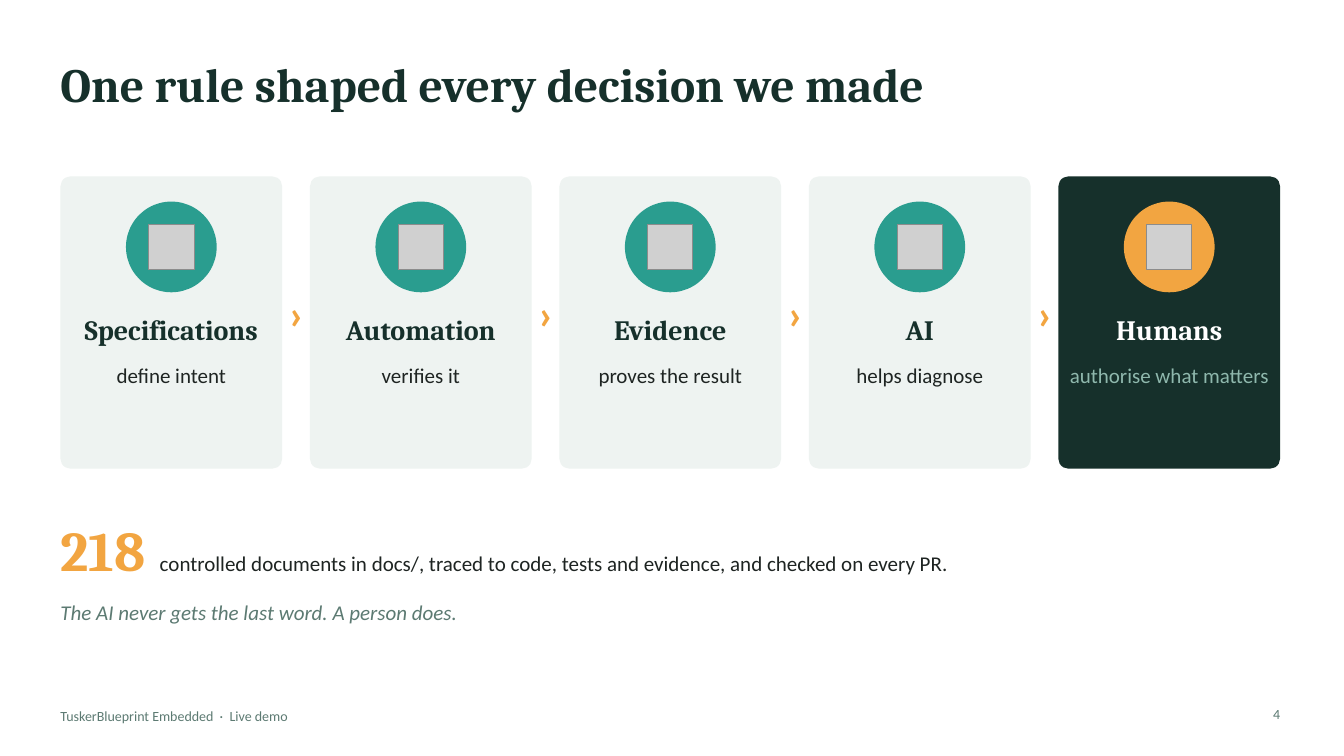
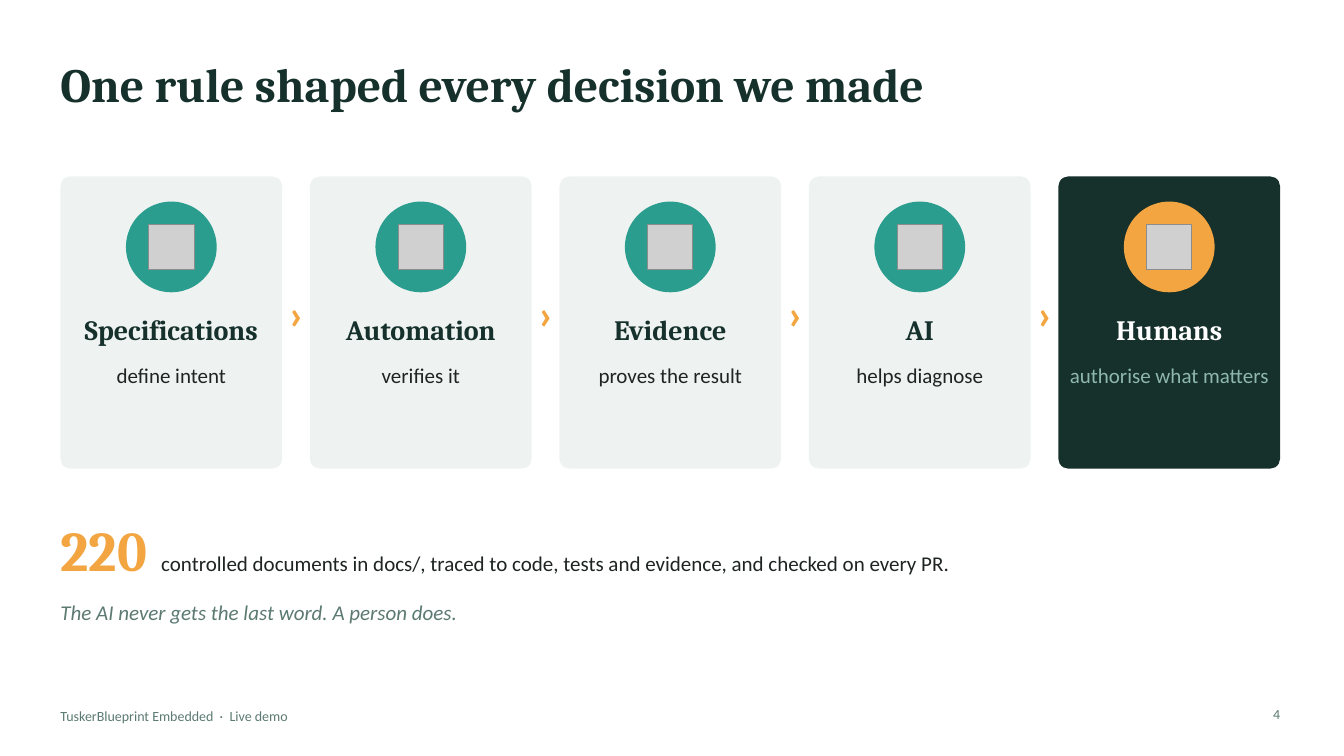
Before and after one commit to stonetusker/tuskerblueprint-embedded, a slide deck: slide 4 of docs/presentations/TuskerBlueprint-Embedded-Demo.pptx. Drawn at 1344x756 pixels with LibreOffice and Linux fonts; fonts in the diff are those of the drawing; grey boxes stand for pictures. Boxes give left, top, right and bottom in pixels: in the first picture for what was removed or moved away, otherwise in the second. Text is boxed around its words. In the diff, an @@ line names an element or a change of style, - is before the commit and + after.

```diff
--- a/docs/presentations/TuskerBlueprint-Embedded-Demo.pptx
+++ b/docs/presentations/TuskerBlueprint-Embedded-Demo.pptx
@@ text at box(60, 533, 949, 575): text changed @@
-218 controlled documents in docs/, traced to code, tests and evidence, and checked on every PR.
+220 controlled documents in docs/, traced to code, tests and evidence, and checked on every PR.
```
Also in this commit, not shown: 2 other slides changed, 1 slide added, 13 other files.
